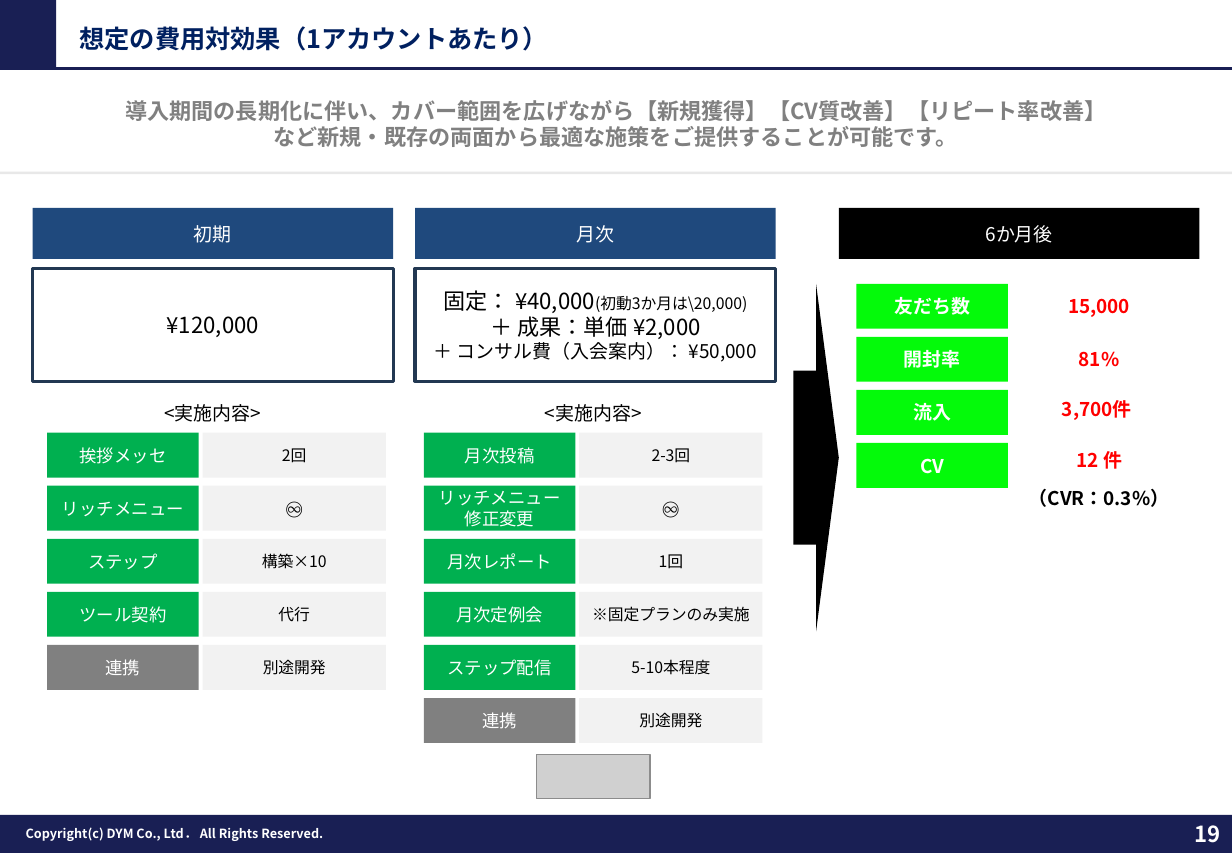
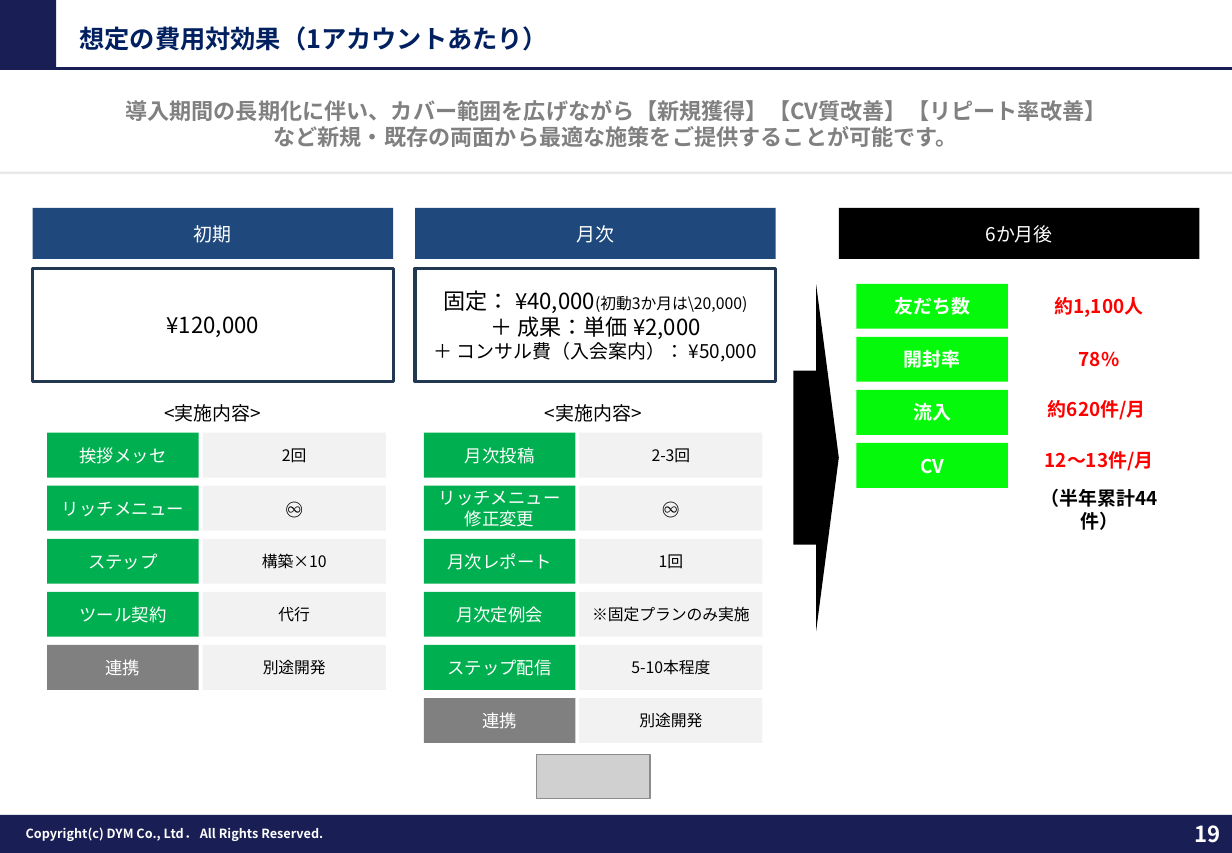
Before and after one commit to tonomura-r-dev/folder, a slide deck: slide 19 of 202609_株式会社やる気スイッチグループ御中_LINE公式アカウント運用のご提案_ver2.pptx. Drawn at 1232x853 pixels with LibreOffice and Linux fonts; fonts in the diff are those of the drawing; grey boxes stand for pictures; background and template pictures are left out. Boxes give left, top, right and bottom in pixels: in the first picture for what was removed or moved away, otherwise in the second. Text is boxed around its words. In the diff, an @@ line names an element or a change of style, - is before the commit and + after.

```diff
--- a/202609_株式会社やる気スイッチグループ御中_LINE公式アカウント運用のご提案_ver2.pptx
+++ b/202609_株式会社やる気スイッチグループ御中_LINE公式アカウント運用のご提案_ver2.pptx
@@ text at bbox=[1055, 297, 1144, 317]: text changed @@
-15,000
+約1,100人
@@ text at bbox=[1079, 351, 1120, 367]: text changed @@
-81%
+78%
@@ text at bbox=[1048, 400, 1146, 420]: text changed @@
-3,700件
+約620件/月
@@ text at bbox=[1045, 451, 1154, 471]: text changed @@
-12 件
+12〜13件/月
@@ text at bbox=[1041, 489, 1158, 507]: text changed @@
-（CVR：0.3%）
+（半年累計44件）
```
Also in this commit, not shown: 4 other slides changed.
